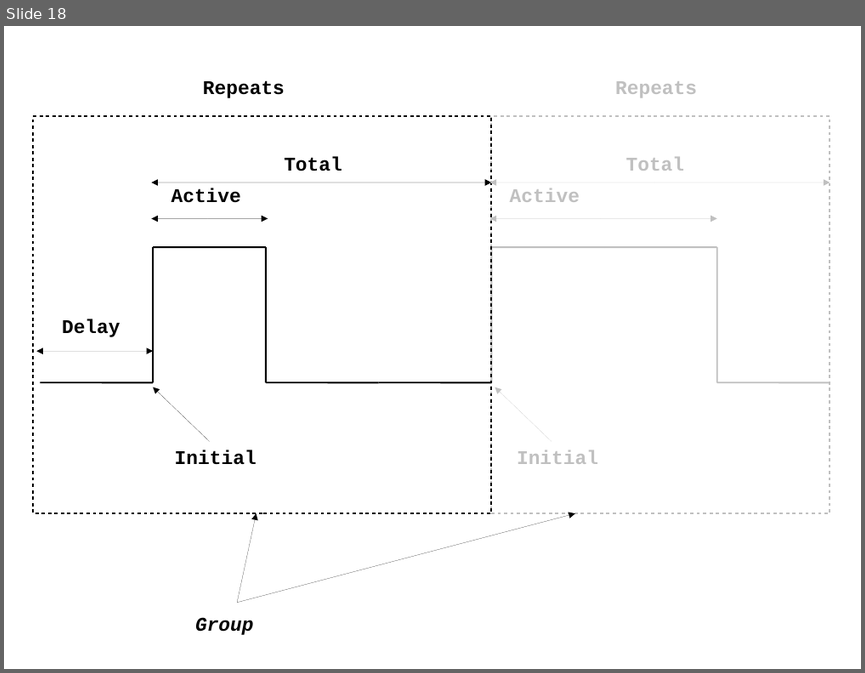
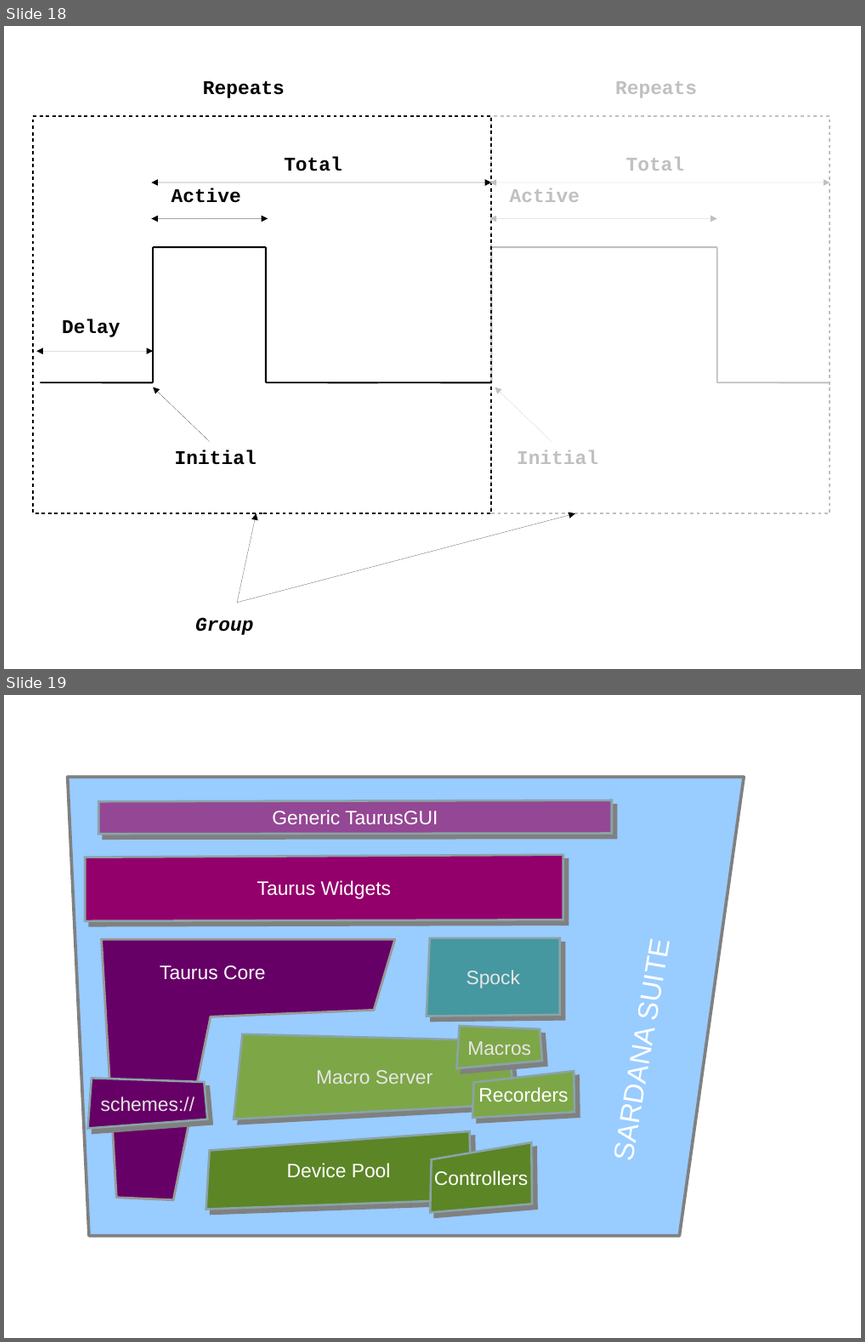
Before and after one commit to sardana-org/sardana, a slide deck: doc/sketches/sketches.odp. Shown one above the other, each under a label of ours: slide 18 before the commit, slides 18 and 19 after it. The pictures are 865x673 and 865x1342 pixels, drawn with LibreOffice and Linux fonts; fonts in the diff are those of the drawing. Boxes give left, top, right and bottom in pixels: in the first picture for what was removed or moved away, otherwise in the second. Text is boxed around its words. In the diff, an @@ line names an element or a change of style, - is before the commit and + after.

Commit message:
Update sardana sketch
The sardana sketch in the documentation is out of date.

Replace the existing one for a new model.

```diff
--- a/doc/sketches/sketches.odp
+++ b/doc/sketches/sketches.odp
@@ slide 19 added at [4,695,861,1338], background #FFFFFF @@
@@ group added at [68,777,744,1236]: 11 freeform shapes, 2 texts @@
+Macro Server
+Device Pool
+Spock
+Taurus Widgets
+Taurus Core
+Generic TaurusGUI
+SARDANA SUITE
+Macros
+Controllers
+schemes://
+Recorders
```
Also in this commit, not shown: 2 slides changed, 1 other file.
